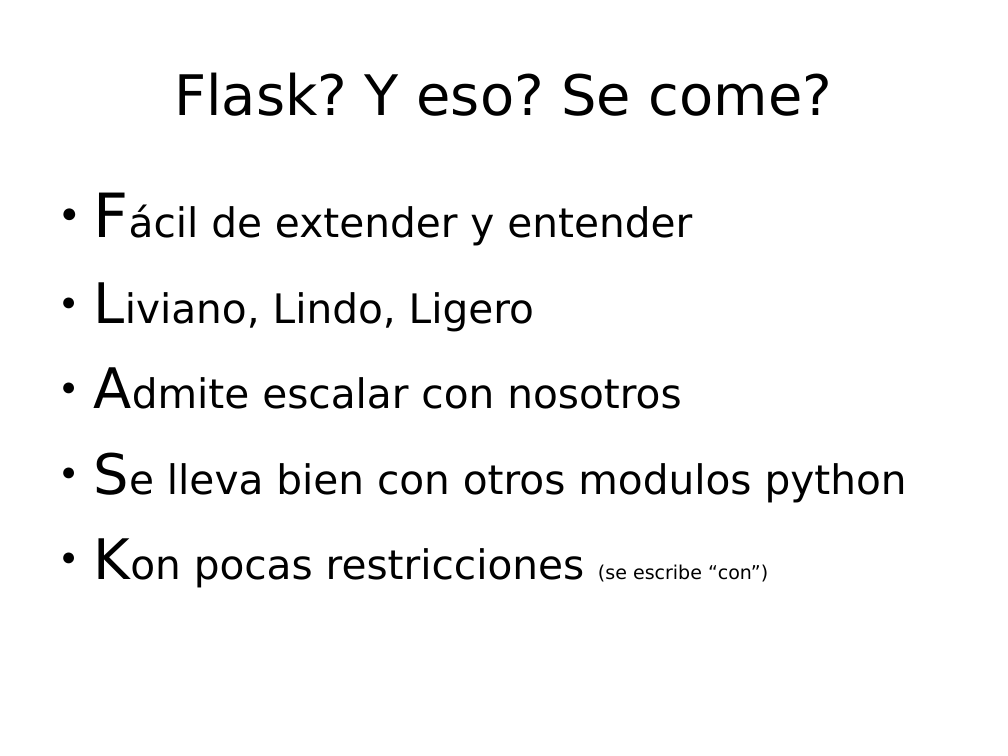
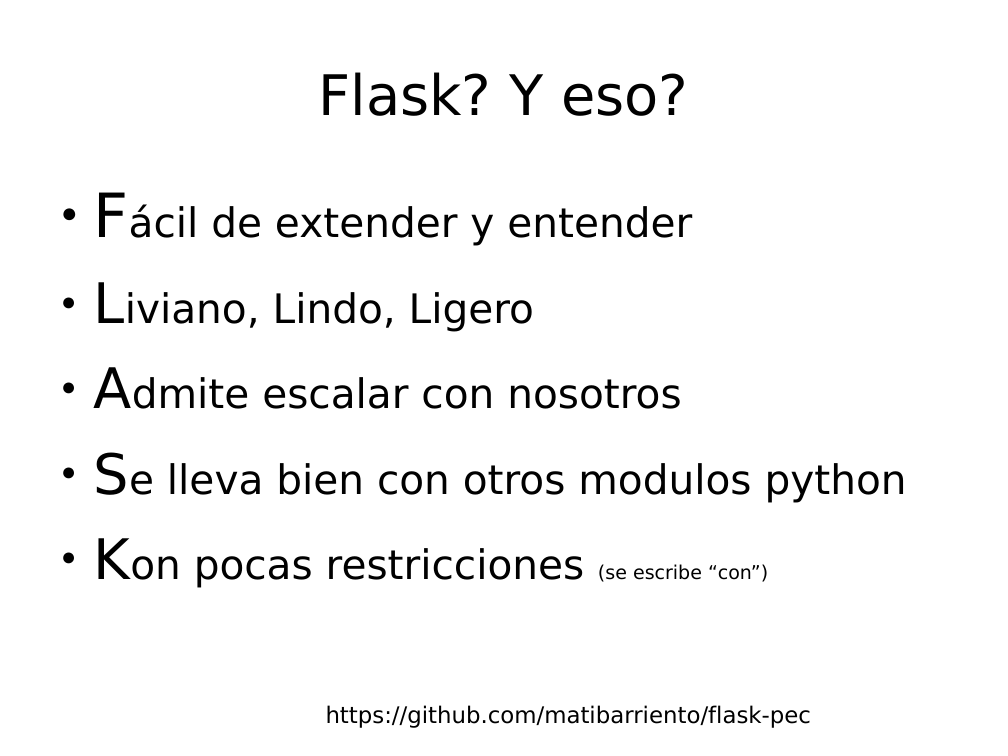
Before and after one commit to matibarriento/flask-pec, a slide deck: slide 3 of flaskpec.odp. Drawn at 1008x756 pixels with LibreOffice and Linux fonts; fonts in the diff are those of the drawing; background and template pictures are left out. Boxes give left, top, right and bottom in pixels: in the first picture for what was removed or moved away, otherwise in the second. Text is boxed around its words. In the diff, an @@ line names an element or a change of style, - is before the commit and + after.

Commit message:
ODP

```diff
--- a/flaskpec.odp
+++ b/flaskpec.odp
@@ title at (319, 72, 688, 116): text changed @@
-Flask? Y eso? Se come?
+Flask? Y eso?
@@ text added at (326, 705, 811, 728), 18 pt, text #000000 @@
+https://github.com/matibarriento/flask-pec
```
Also in this commit, not shown: 2 other slides changed, 13 slides added, 1 slide removed.
